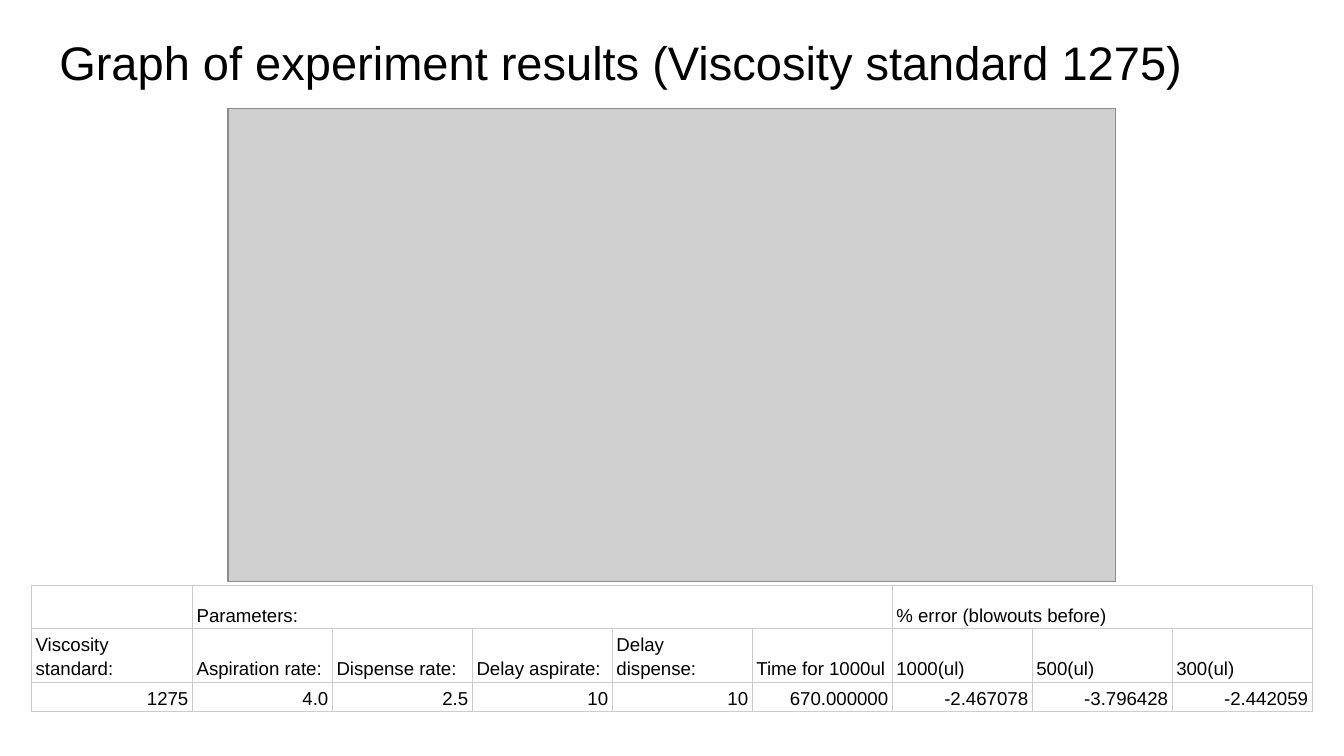
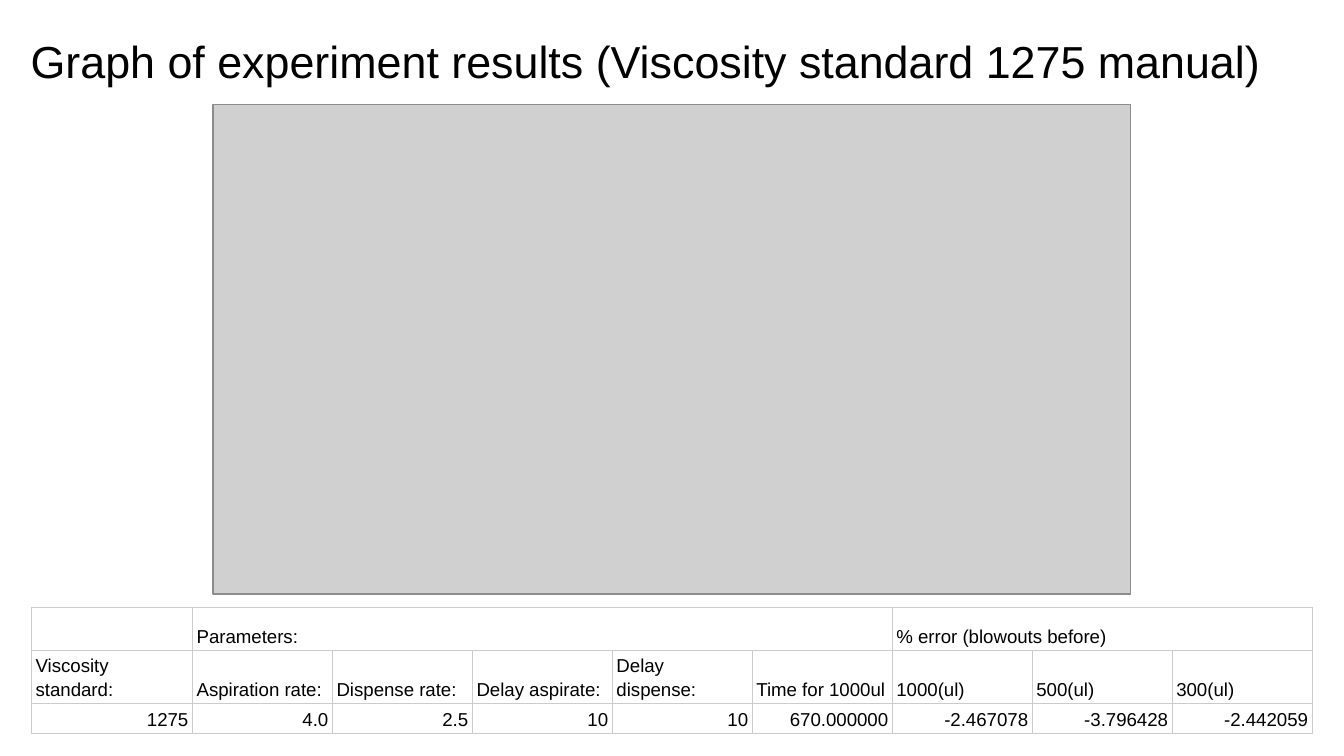
Before and after one commit to Quijanove/viscosity_liquid_transfer_Pablo, a slide deck: slide 9 of Sartorious_experiments/Finalised_Data/Sartorious Experiments Summary Statistics.pptx (slide 7 before the commit). Drawn at 1344x756 pixels with LibreOffice and Linux fonts; fonts in the diff are those of the drawing; grey boxes stand for pictures. Boxes give left, top, right and bottom in pixels: in the first picture for what was removed or moved away, otherwise in the second. Text is boxed around its words. In the diff, an @@ line names an element or a change of style, - is before the commit and + after.

```diff
--- a/Sartorious_experiments/Finalised_Data/Sartorious Experiments Summary Statistics.pptx
+++ b/Sartorious_experiments/Finalised_Data/Sartorious Experiments Summary Statistics.pptx
@@ title at [31, 45, 1260, 87]: text changed; size 25.2 to 24 pt @@
-Graph of experiment results (Viscosity standard 1275)
+Graph of experiment results (Viscosity standard 1275 manual)
@@ picture: place and size @@
-picture at [228, 109, 1116, 582]
+picture at [214, 105, 1132, 594]
@@ table: place and size @@
-table at [31, 586, 1310, 756]
+table at [31, 607, 1310, 756]
```
Also in this commit, not shown: 4 other slides changed, 2 slides added, 1 other file.
